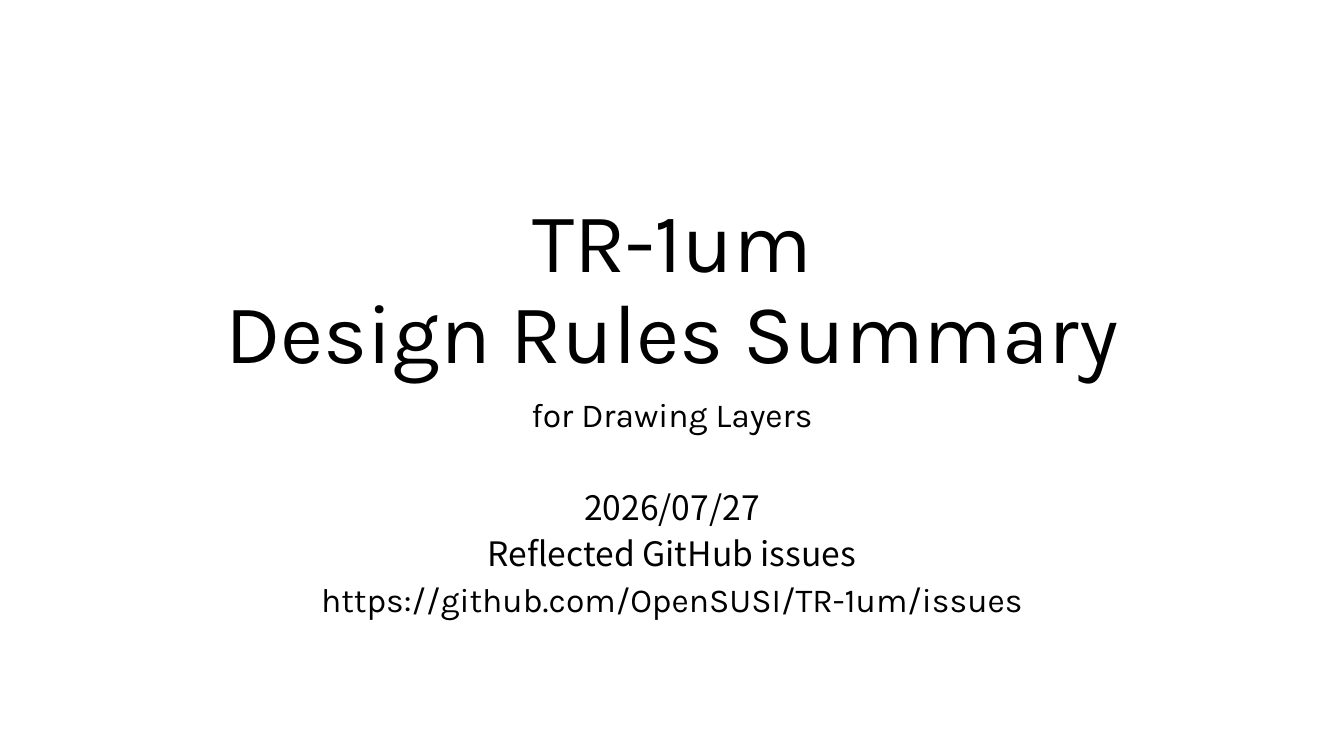
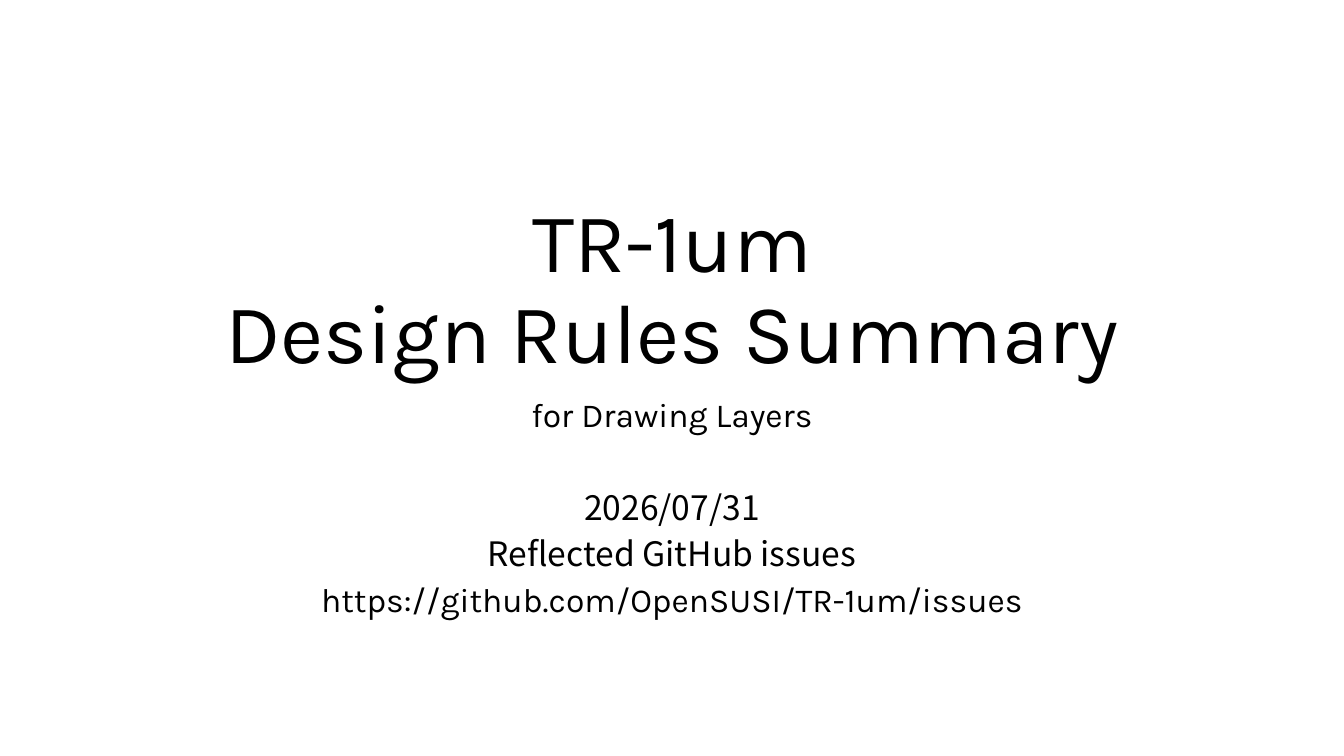
Before and after one commit to OpenSUSI/TR-1um, a slide deck: slide 1 of Document/TR-1um_DRC_summary.pptx. Drawn at 1344x756 pixels with LibreOffice and Linux fonts; fonts in the diff are those of the drawing. Boxes give left, top, right and bottom in pixels: in the first picture for what was removed or moved away, otherwise in the second. Text is boxed around its words. In the diff, an @@ line names an element or a change of style, - is before the commit and + after.

Commit message:
Revise TR-1um DRC: Pad related rules

```diff
--- a/Document/TR-1um_DRC_summary.pptx
+++ b/Document/TR-1um_DRC_summary.pptx
@@ subtitle at box(584, 493, 760, 526): text changed @@
-2026/07/27
+2026/07/31
```
Also in this commit, not shown: 8 other slides changed, 9 slides added, 1 other file.
